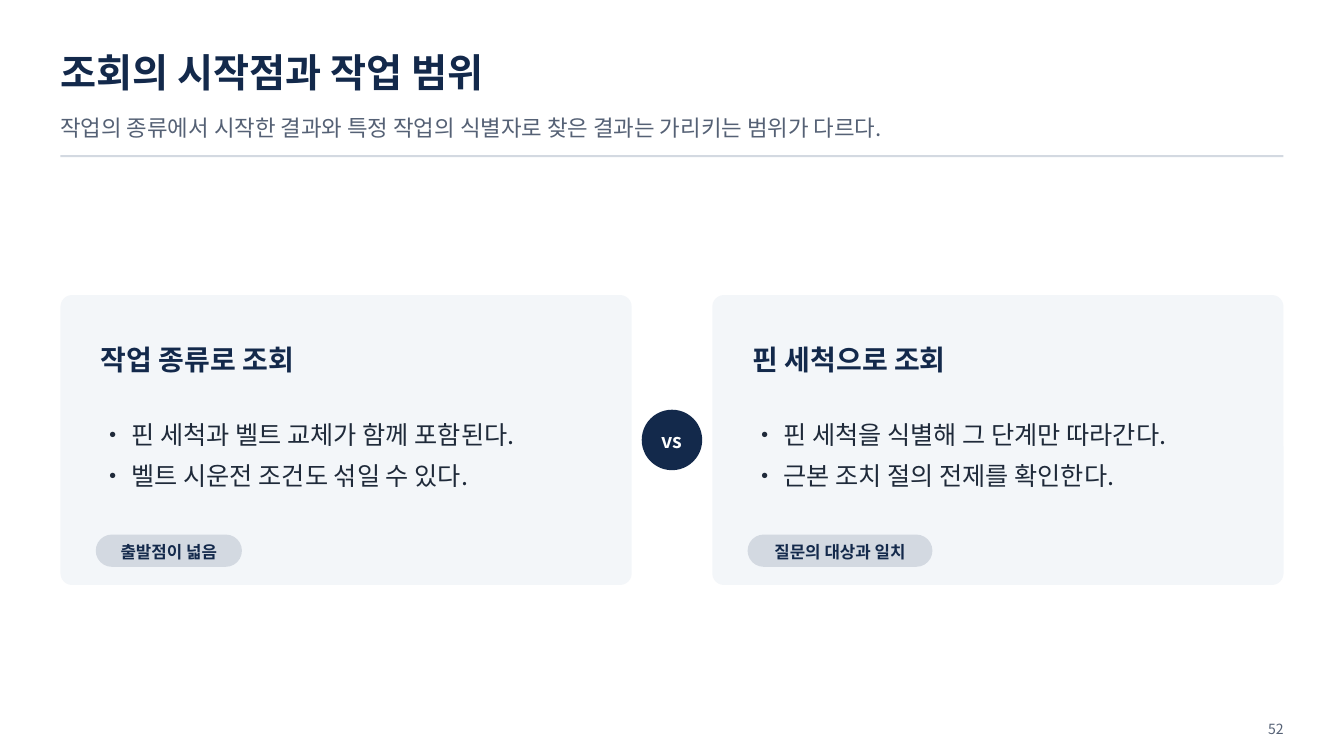
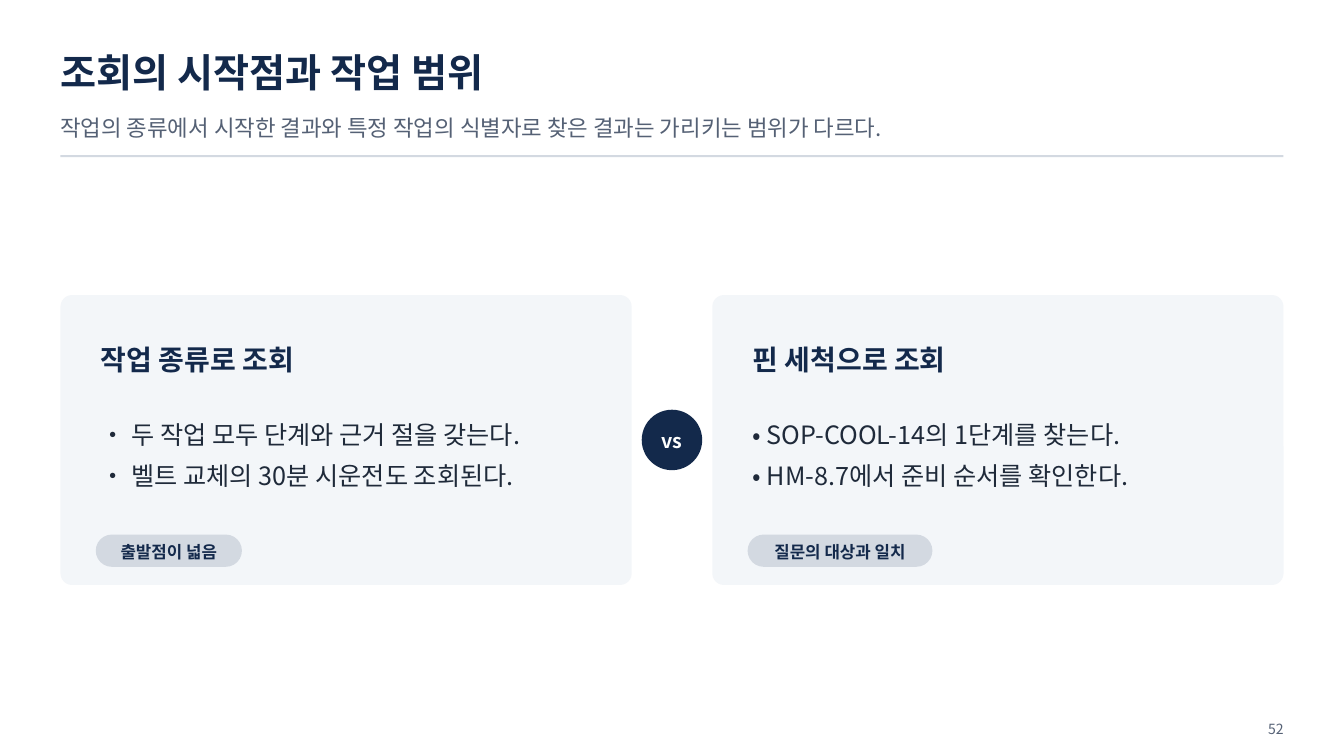
Before and after one commit to uengine-oss/hyd-iot-edu, a slide deck: slide 52 of workspace/강의제작/산출물/통합반/이론/04회차/통합반_04일차.pptx. Drawn at 1344x756 pixels with LibreOffice and Linux fonts; fonts in the diff are those of the drawing. Boxes give left, top, right and bottom in pixels: in the first picture for what was removed or moved away, otherwise in the second. Text is boxed around its words. In the diff, an @@ line names an element or a change of style, - is before the commit and + after.

Commit message:
통합반 4회차 47~55장 준비 순서·근거 절·작업 승인을 실제 렌더와 낭독으로 검증한다

```diff
--- a/workspace/강의제작/산출물/통합반/이론/04회차/통합반_04일차.pptx
+++ b/workspace/강의제작/산출물/통합반/이론/04회차/통합반_04일차.pptx
@@ text at (131, 423, 521, 487): text changed @@
-• 핀 세척과 벨트 교체가 함께 포함된다.
-• 벨트 시운전 조건도 섞일 수 있다.
+• 두 작업 모두 단계와 근거 절을 갖는다.
+• 벨트 교체의 30분 시운전도 조회된다.
@@ text at (767, 423, 1128, 487): text changed @@
-• 핀 세척을 식별해 그 단계만 따라간다.
-• 근본 조치 절의 전제를 확인한다.
+• SOP-COOL-14의 1단계를 찾는다.
+• HM-8.7에서 준비 순서를 확인한다.
```
Also in this commit, not shown: 8 other slides changed, 25 other files.
